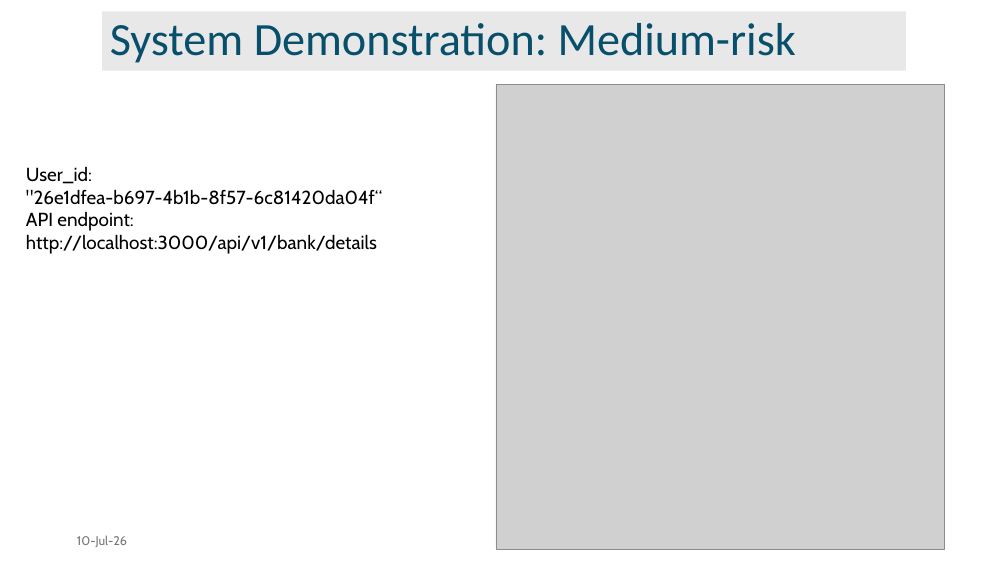
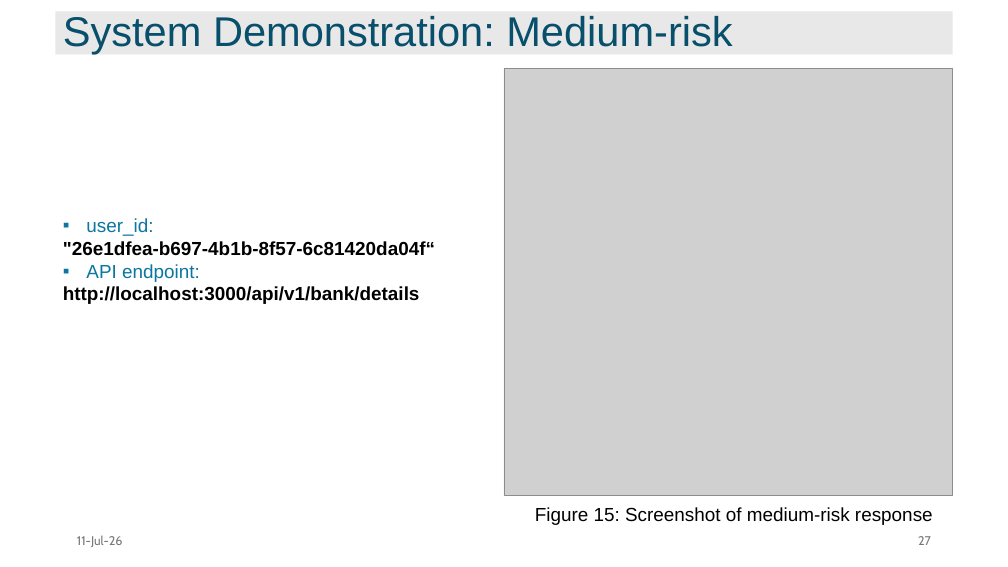
Before and after one commit to faiyaz103/adaptive-data-access-framework, a slide deck: slide 27 of report/main/2007103.pptx. Drawn at 1008x567 pixels with LibreOffice and Linux fonts; fonts in the diff are those of the drawing; grey boxes stand for pictures. Boxes give left, top, right and bottom in pixels: in the first picture for what was removed or moved away, otherwise in the second. Text is boxed around its words. In the diff, an @@ line names an element or a change of style, - is before the commit and + after.

```diff
--- a/report/main/2007103.pptx
+++ b/report/main/2007103.pptx
@@ title "System Demonstration: Medium-risk": place and size @@
-title "System Demonstration: Medium-risk" at [102, 11, 906, 70]
+title "System Demonstration: Medium-risk" at [55, 11, 953, 54]
@@ title "System Demonstration: Medium-risk" at [55, 11, 953, 54]: size 44 to 39.6 pt, font Calibri to Arial @@
@@ picture: place and size @@
-picture at [496, 85, 944, 549]
+picture at [504, 68, 953, 495]
@@ text "user_id:": place and size @@
-text "user_id:" at [26, 167, 382, 254]
+text "user_id:" at [63, 218, 435, 304]
@@ text at [86, 218, 153, 236]: text changed; font Cabin to Arial; text colour #000000 to #0B76A0 @@
-User_id:
+▪ user_id:
@@ text at [63, 264, 420, 304]: text changed; font Cabin to Arial; bold on @@
-API endpoint: http://localhost:3000/api/v1/bank/details
+▪ API endpoint:
+http://localhost:3000/api/v1/bank/details
@@ text at [63, 241, 435, 256]: font Cabin to Arial, bold on in ""26e1dfea-b697-4b1b-8f57-6c81420da04f“" @@
@@ text added at [535, 507, 933, 525], 18 pt, text #000000 @@
+Figure 15: Screenshot of medium-risk response
@@ text at [77, 535, 123, 547]: text changed @@
-10-Jul-26
+11-Jul-26
@@ page number added at [918, 536, 931, 545], 12 pt, text #797979 @@
+27
```
Also in this commit, not shown: 32 other slides changed, 1 slide added, 2 slides removed.
